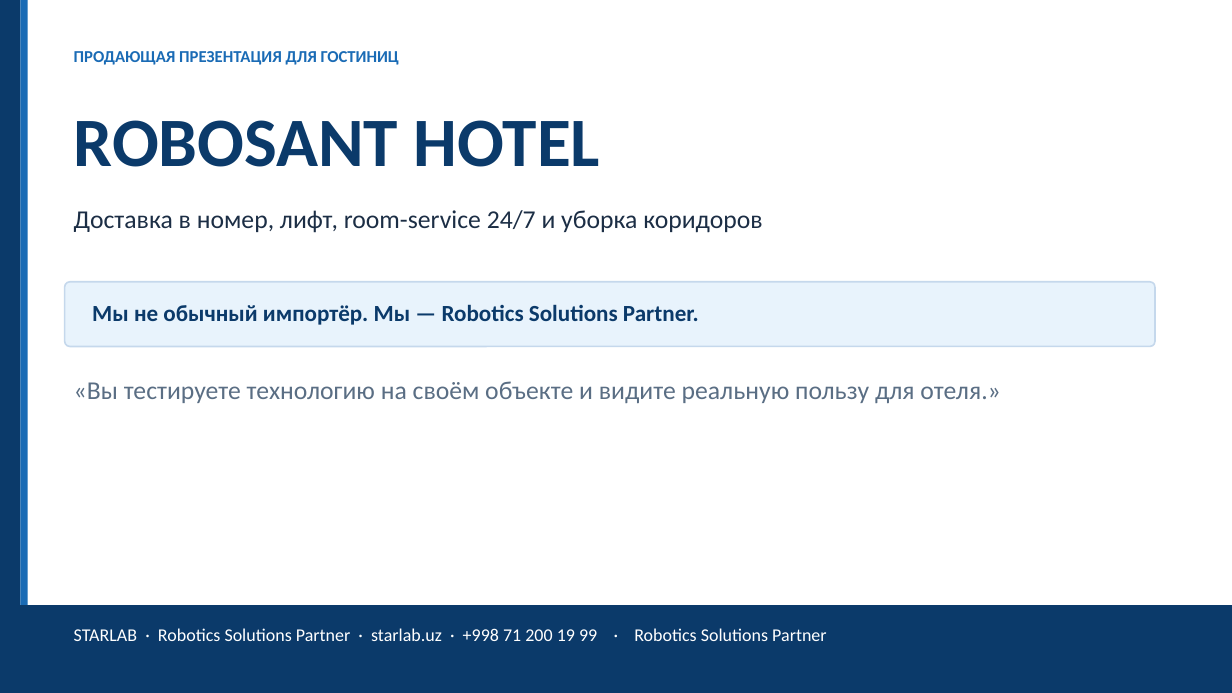
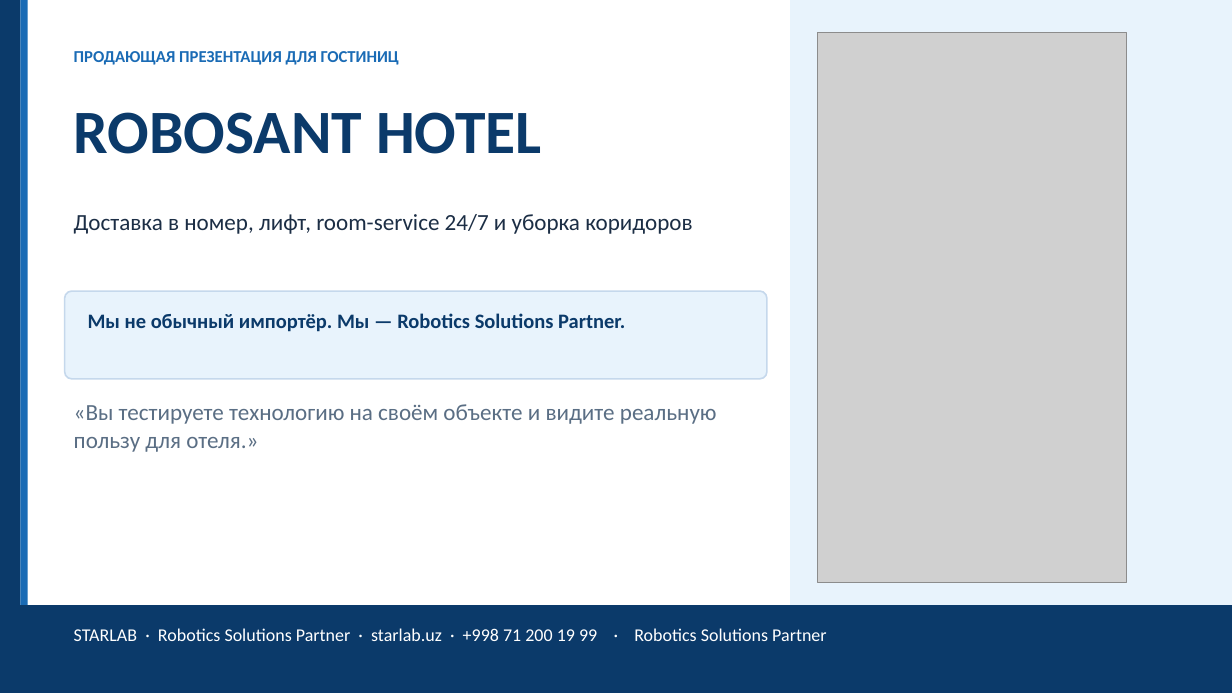
Before and after one commit to Musobek0809/moliya-bot, a slide deck: slide 1 of presentations/ROBOSANT_Mehmonxona_RU.pptx. Drawn at 1232x693 pixels with LibreOffice and Linux fonts; fonts in the diff are those of the drawing; grey boxes stand for pictures. Boxes give left, top, right and bottom in pixels: in the first picture for what was removed or moved away, otherwise in the second. Text is boxed around its words. In the diff, an @@ line names an element or a change of style, - is before the commit and + after.

```diff
--- a/presentations/ROBOSANT_Mehmonxona_RU.pptx
+++ b/presentations/ROBOSANT_Mehmonxona_RU.pptx
@@ rectangle added at (x1=790, y1=0, x2=1232, y2=605), fill #E8F3FC @@
@@ picture added at (x1=818, y1=32, x2=1128, y2=582) @@
@@ text "ROBOSANT HOTEL" at (x1=74, y1=112, x2=542, y2=154): size 54 to 48 pt @@
@@ text "Доставка в номер, лифт, room-service ..." at (x1=74, y1=214, x2=692, y2=234): size 20 to 18 pt @@
@@ rounded rectangle resized from (x1=65, y1=282, x2=1155, y2=347) to (x1=65, y1=291, x2=767, y2=379) @@
@@ text "Мы не обычный импортёр. Мы ..." moved from (x1=92, y1=304, x2=699, y2=325) to (x1=88, y1=313, x2=625, y2=332) @@
@@ text "Мы не обычный импортёр. Мы ..." at (x1=88, y1=313, x2=625, y2=332): size 18 to 16 pt @@
@@ text "«Вы тестируете технологию на своём ..." at (x1=74, y1=404, x2=717, y2=452): size 20 to 18 pt @@
@@ text "«Вы тестируете технологию на своём ..." moved from (x1=74, y1=381, x2=1000, y2=403) to (x1=74, y1=404, x2=717, y2=452) @@
```
Also in this commit, not shown: 6 other slides changed, 29 other files.
